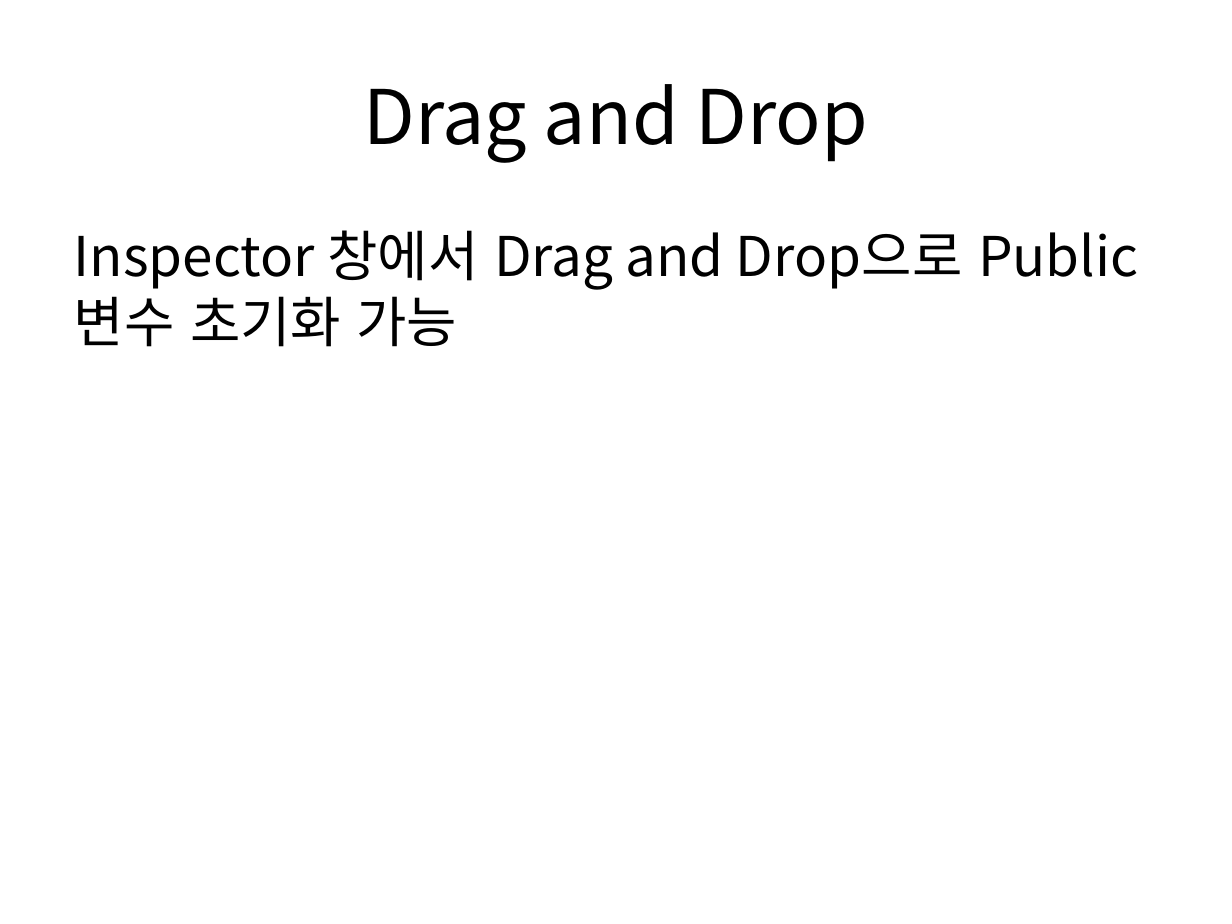
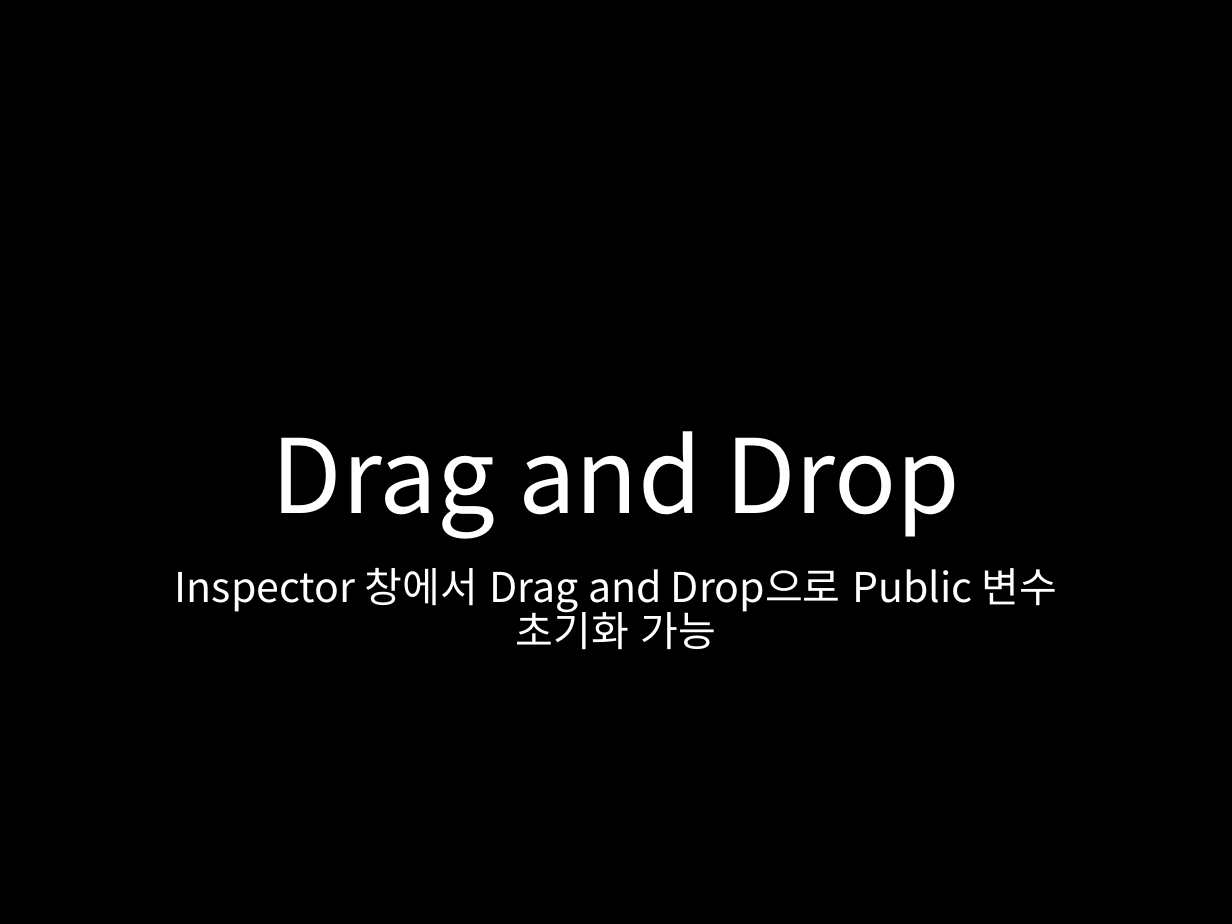
Before and after one commit to IamGroooooot/cien-unity-2019, a slide deck: slide 42 of 1주차.pptx (slide 38 before the commit). Drawn at 1232x924 pixels with LibreOffice and Linux fonts; fonts in the diff are those of the drawing; background and template pictures are left out. Boxes give left, top, right and bottom in pixels: in the first picture for what was removed or moved away, otherwise in the second. Text is boxed around its words. In the diff, an @@ line names an element or a change of style, - is before the commit and + after.

```diff
--- a/1주차.pptx
+++ b/1주차.pptx
@@ background #FFFFFF to picture (left out) @@
@@ title "Drag and Drop": place and size @@
-title "Drag and Drop" at box(363, 84, 869, 163)
+title "Drag and Drop" at box(272, 431, 960, 539)
@@ title "Drag and Drop" at box(272, 431, 960, 539): size 44 to 60 pt, text colour #000000 to #FFFFFF; line spacing 1 to 0.9; vertical alignment middle to bottom @@
@@ text "Inspector 창에서 Drag and Drop으로 ...": place and size @@
-text "Inspector 창에서 Drag and Drop으로 ..." at box(74, 230, 1138, 347)
+text "Inspector 창에서 Drag and Drop으로 ..." at box(175, 568, 1058, 650)
@@ text "Inspector 창에서 Drag and Drop으로 ..." at box(175, 568, 1058, 650): size 32 to 24 pt, text colour #000000 to #FFFFFF; alignment left to centre; line spacing 1 to 0.9; more space between paragraphs @@
```
Also in this commit, not shown: 19 other slides changed, 12 slides added, 1 slide removed.
